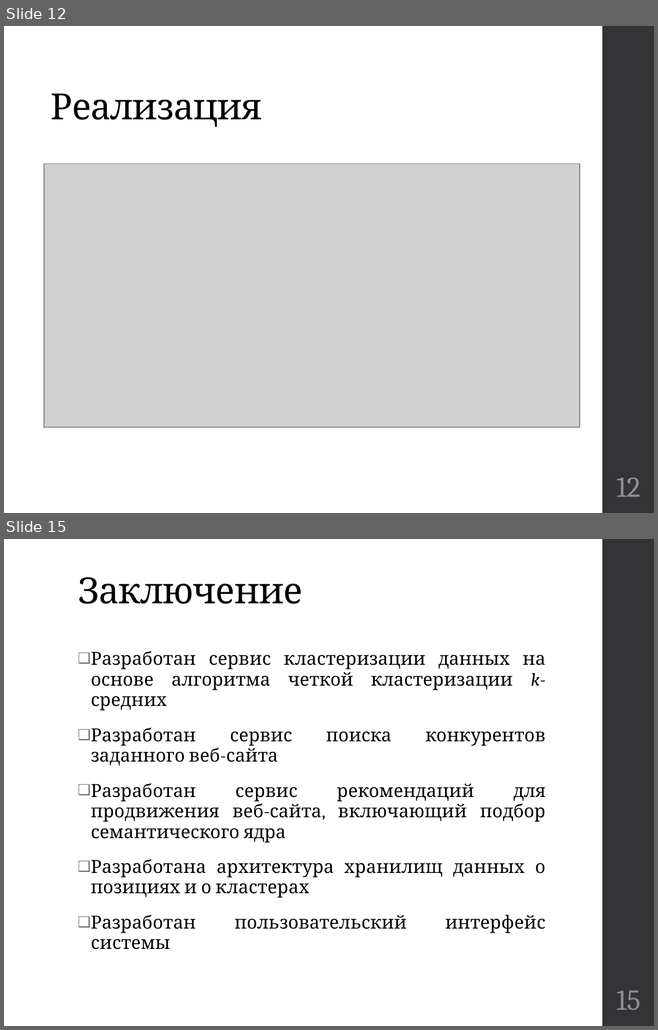
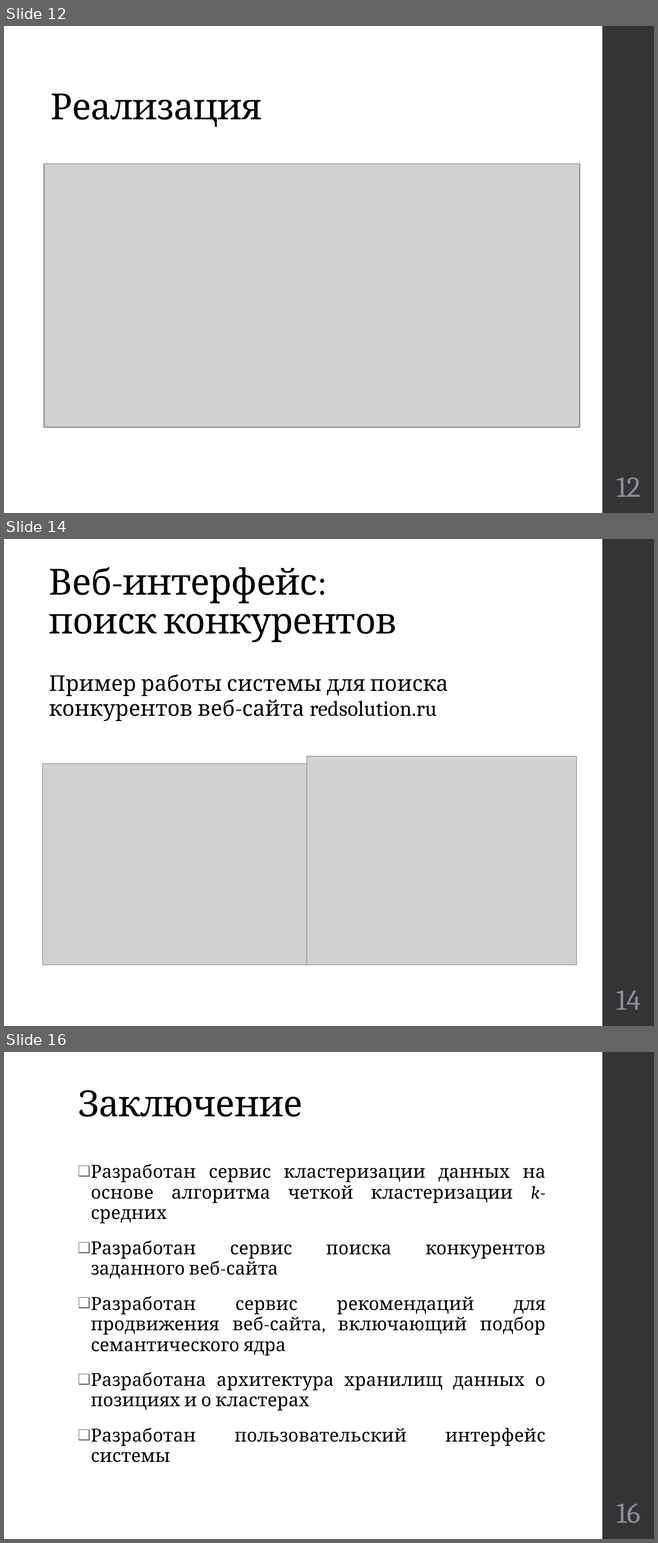
Before and after one commit to kwadraterry/diploma, a slide deck: Отчет/Доклад Неповинных.pptx. Shown one above the other, each under a label of ours: slides 12 and 15 before the commit, slides 12, 14 and 16 after it; the slides between them are not shown. The pictures are 658x1030 and 658x1543 pixels, drawn with LibreOffice and Linux fonts; fonts in the diff are those of the drawing; grey boxes stand for pictures. Boxes give left, top, right and bottom in pixels: in the first picture for what was removed or moved away, otherwise in the second. Text is boxed around its words. In the diff, an @@ line names an element or a change of style, - is before the commit and + after.

```diff
--- a/Отчет/Доклад Неповинных.pptx
+++ b/Отчет/Доклад Неповинных.pptx
@@ slide 14 added at (4,539,654,1026), background #FFFFFF; not listed: 1 template element that a slide beside it also shows @@
@@ title added at (49,567,397,642), 40 pt, text #000000 @@
+Веб-интерфейс:
+поиск конкурентов
@@ text added at (49,674,448,721), 24 pt, text #000000 @@
+Пример работы системы для поиска конкурентов веб-сайта redsolution.ru
@@ picture added at (42,764,306,965) @@
@@ picture added at (307,756,576,965) @@
@@ page number added at (616,990,641,1010), 32 pt, text #8E8E94 @@
+14
@@ what was slide 15 is now slide 16 @@
@@ page number at (616,1504,640,1523): text changed @@
-15
+16
```
Also in this commit, not shown: 2 slides changed, 1 other slide added, 1 slide removed.
